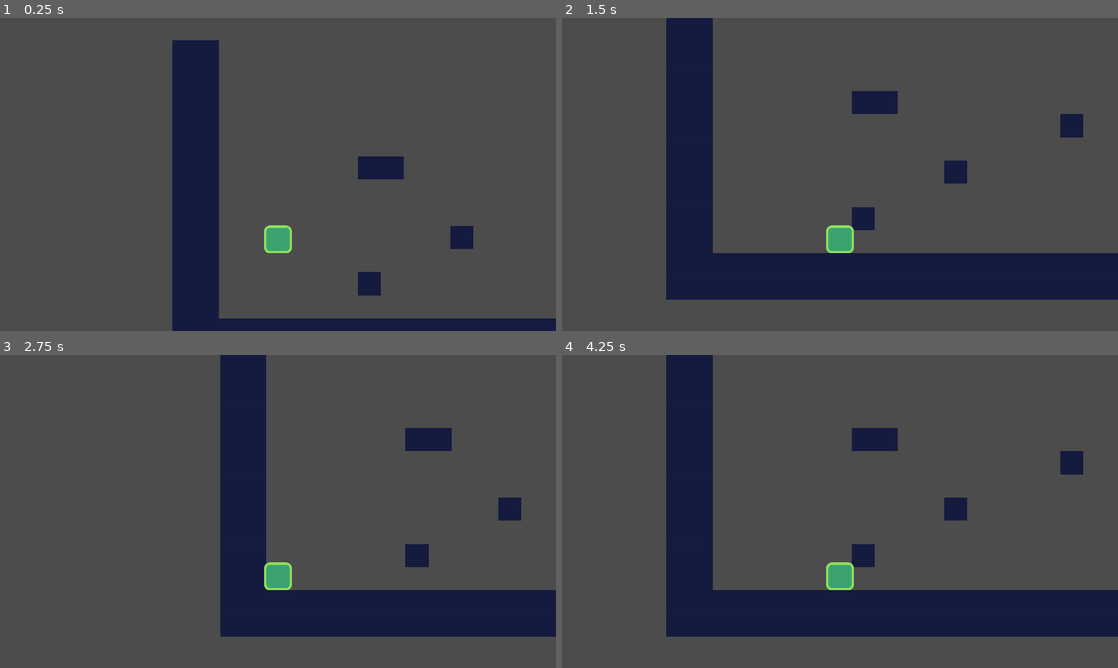
Above: before the commit, frames 1-4 (two rows, left to right).
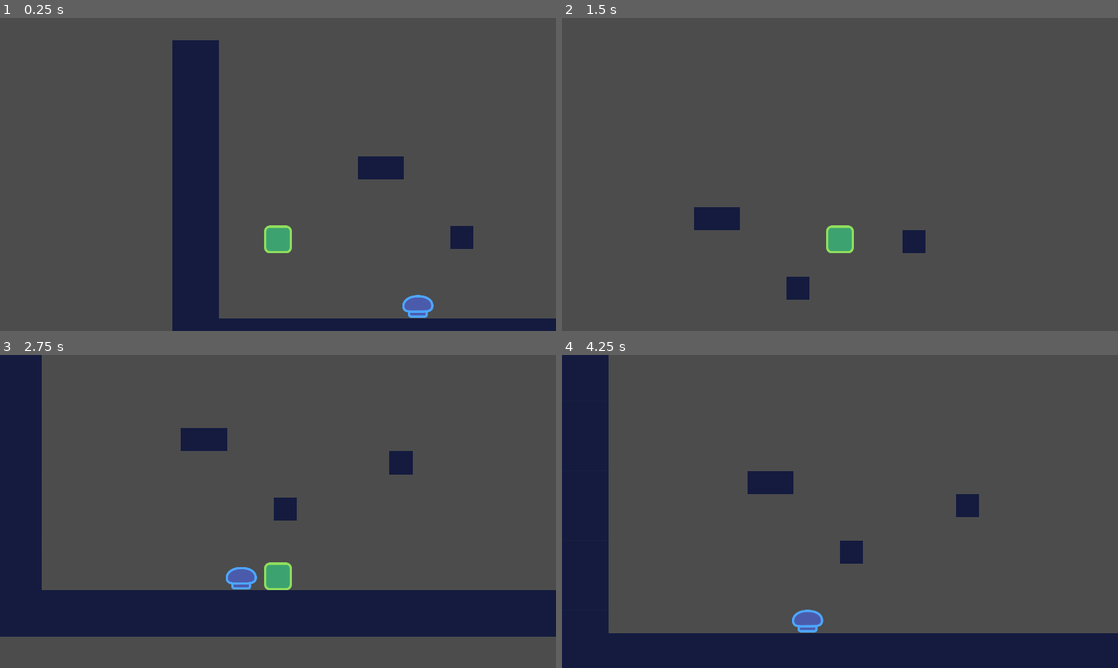
Above: after the commit, the same moments.

Repository: leosolid/plat
Game: Godot game, scene res://src/Levels/LevelTemplate.tscn
Same seed, same stepped clock (60 frames per second), same inputs: the game is played once before the commit and once after it.
Inputs:
- Up to frame 1 (0.25 s): no input
- Up to frame 2 (1.5 s): hold Right (move_right) from 0.53 s (still down); tap Space (jump) at 0.77 s
- Up to frame 3 (2.75 s): tap Space (jump) at 1.52 s; release Right (move_right) at 2.03 s; hold Left (move_left) from 2.03 s (still down)
- Up to frame 4 (4.25 s): release Left (move_left) at 2.78 s; hold Right (move_right) from 2.78 s (still down); tap Space (jump) at 3.02, 3.77 s

The runs differ from the first frame. In frame 1, 0.6% of the frame differs, in the area x 64-78%, y 81-96%; in frame 2, 20%; in frame 3, 20%; in frame 4, 38%, in the area x 0-100%, y 0-100%.

Commit message:
feat: add bumper

Diff:
--- a/project.godot
+++ b/project.godot
@@ -74,6 +74,7 @@
 2d_physics/layer_2="enemies"
 2d_physics/layer_3="coins"
 2d_physics/layer_4="world"
+2d_physics/layer_5="bumper"
 
 [physics]
 
--- a/src/Actors/Enemy.gd
+++ b/src/Actors/Enemy.gd
@@ -9,6 +9,7 @@
 func _on_StompDetector_body_entered(body) -> void:
 	if body.global_position.y > get_node("StompDetector").global_position.y:
 		return
+	get_node("CollisionShape2D").disabled = true
 	queue_free()
 
 
--- a/src/Actors/Enemy.tscn
+++ b/src/Actors/Enemy.tscn
@@ -7,7 +7,7 @@
 extents = Vector2( 11.8956, 10.9634 )
 
 [sub_resource type="RectangleShape2D" id=2]
-extents = Vector2( 55, 10 )
+extents = Vector2( 46, 10 )
 
 [node name="Enemy" type="KinematicBody2D"]
 collision_layer = 2
@@ -34,8 +34,7 @@
 [node name="StompDetector" type="Area2D" parent="."]
 modulate = Color( 0, 1, 0, 1 )
 position = Vector2( 0, -67 )
-collision_layer = 0
-monitorable = false
+collision_layer = 16
 
 [node name="CollisionShape2D" type="CollisionShape2D" parent="StompDetector"]
 position = Vector2( 0, -10 )
--- a/src/Actors/Player.gd
+++ b/src/Actors/Player.gd
@@ -1,4 +1,6 @@
 extends Actor
+
+export var stomp_impulse = 1500.0
 
 
 func _physics_process(delta: float) -> void:
@@ -24,3 +26,15 @@
 	if is_jump_interrupted:
 		out.y = 0.0
 	return out
+
+func calc_stomp_velocity(linear_velocity: Vector2, impulse: float) -> Vector2:
+	var out := linear_velocity
+	out.y = -impulse
+	return out
+
+func _on_EnemyDetector_body_entered(body:Node):
+	queue_free()
+
+
+func _on_StompDetector_area_entered(area:Area2D):
+	_velocity = calc_stomp_velocity(_velocity, stomp_impulse)
--- a/src/Actors/Player.tscn
+++ b/src/Actors/Player.tscn
@@ -6,8 +6,14 @@
 [sub_resource type="RectangleShape2D" id=1]
 extents = Vector2( 10.5738, 14.3998 )
 
+[sub_resource type="RectangleShape2D" id=2]
+extents = Vector2( 44, 43 )
+
+[sub_resource type="RectangleShape2D" id=3]
+extents = Vector2( 48, 8 )
+
 [node name="Player" type="KinematicBody2D"]
-collision_mask = 8
+collision_mask = 10
 script = ExtResource( 2 )
 
 [node name="Player" type="Sprite" parent="."]
@@ -15,7 +21,7 @@
 texture = ExtResource( 1 )
 
 [node name="CollisionShape2D" type="CollisionShape2D" parent="."]
-position = Vector2( -0.000112057, -44 )
+position = Vector2( 7.27596e-12, -44 )
 rotation = -3.14159
 scale = Vector2( 3.78292, 3.05561 )
 shape = SubResource( 1 )
@@ -23,3 +29,27 @@
 [node name="Camera2D" type="Camera2D" parent="."]
 position = Vector2( 0, -272 )
 current = true
+
+[node name="EnemyDetector" type="Area2D" parent="."]
+modulate = Color( 0, 0.345098, 1, 1 )
+position = Vector2( 0, -44 )
+collision_layer = 0
+collision_mask = 2
+monitorable = false
+
+[node name="CollisionShape2D" type="CollisionShape2D" parent="EnemyDetector"]
+shape = SubResource( 2 )
+
+[node name="StompDetector" type="Area2D" parent="."]
+modulate = Color( 0, 0.345098, 1, 1 )
+position = Vector2( 0, -44 )
+collision_layer = 0
+collision_mask = 16
+monitorable = false
+
+[node name="CollisionShape2D" type="CollisionShape2D" parent="StompDetector"]
+position = Vector2( 0, 44 )
+shape = SubResource( 3 )
+
+[connection signal="body_entered" from="EnemyDetector" to="." method="_on_EnemyDetector_body_entered"]
+[connection signal="area_entered" from="StompDetector" to="." method="_on_StompDetector_area_entered"]
--- a/src/Levels/LevelTemplate.tscn
+++ b/src/Levels/LevelTemplate.tscn
@@ -1,8 +1,9 @@
-[gd_scene load_steps=6 format=2]
+[gd_scene load_steps=7 format=2]
 
 [ext_resource path="res://assets/tileset.png" type="Texture" id=1]
 [ext_resource path="res://src/Actors/Player.tscn" type="PackedScene" id=2]
 [ext_resource path="res://src/Actors/Enemy.tscn" type="PackedScene" id=3]
+[ext_resource path="res://src/Objects/Bumper.tscn" type="PackedScene" id=4]
 
 [sub_resource type="ConvexPolygonShape2D" id=1]
 points = PoolVector2Array( 0, 0, 80, 0, 80, 80, 0, 80 )
@@ -41,11 +42,14 @@
 collision_layer = 8
 collision_mask = 0
 format = 1
-tile_data = PoolIntArray( 0, 0, 0, 1, 0, 0, 34, 0, 0, 35, 0, …(552 unchanged characters)… , 0, 0, 655360, 0, 0, 655361, 0, 0, 655368, 0, 0, 655394, 0, 0, 655395, 0, 0, 720896, 0, 0, 72 …(1048 unchanged characters)…
+tile_data = PoolIntArray( 0, 0, 0, 1, 0, 0, 34, 0, 0, 35, 0, …(552 unchanged characters)… , 0, 0, 655360, 0, 0, 655361, 0, 0, 655394, 0, 0, 655395, 0, 0, 720896, 0, 0, 72 …(1048 unchanged characters)…
+
+[node name="Enemy" parent="." instance=ExtResource( 3 )]
+position = Vector2( 2541, 936 )
+
+[node name="Bumper" parent="." instance=ExtResource( 4 )]
+position = Vector2( 848, 957 )
 
 [node name="Player" parent="." instance=ExtResource( 2 )]
 position = Vector2( 365, 635 )
 speed = Vector2( 900, 1000 )
-
-[node name="Enemy" parent="." instance=ExtResource( 3 )]
-position = Vector2( 2541, 936 )
--- /dev/null
+++ b/src/Objects/Bumper.tscn
@@ -0,0 +1,24 @@
+[gd_scene load_steps=3 format=2]
+
+[ext_resource path="res://assets/bumper.png" type="Texture" id=1]
+
+[sub_resource type="CapsuleShape2D" id=1]
+radius = 20.899
+height = 68.2009
+
+[node name="Bumper" type="Area2D"]
+collision_layer = 16
+
+[node name="Bumper" type="Sprite" parent="."]
+position = Vector2( 0, -39 )
+texture = ExtResource( 1 )
+
+[node name="CollisionShape2D" type="CollisionShape2D" parent="."]
+position = Vector2( 0, -39 )
+rotation = 1.57538
+shape = SubResource( 1 )
+
+[node name="CollisionPolygon2D" type="CollisionPolygon2D" parent="."]
+position = Vector2( 0, -62 )
+scale = Vector2( 5.3967, 1.64199 )
+polygon = PoolVector2Array( -10.0061, 10.3533, -9.26492, 4.26311, -7.96783, -1.21803, -6.30015, -4.87213, -4.63246, -7.3082, -2.03828, -9.74426, 1.11179, -9.74426, 4.07657, -8.52623, 6.11485, -6.09016, 7.96783, -1.82705, 9.26492, 3.04508, 9.82082, 8.52623, 10.0061, 10.9623 )
Not shown: 1 places in src/Actors/Player.tscn that only renumber resources
